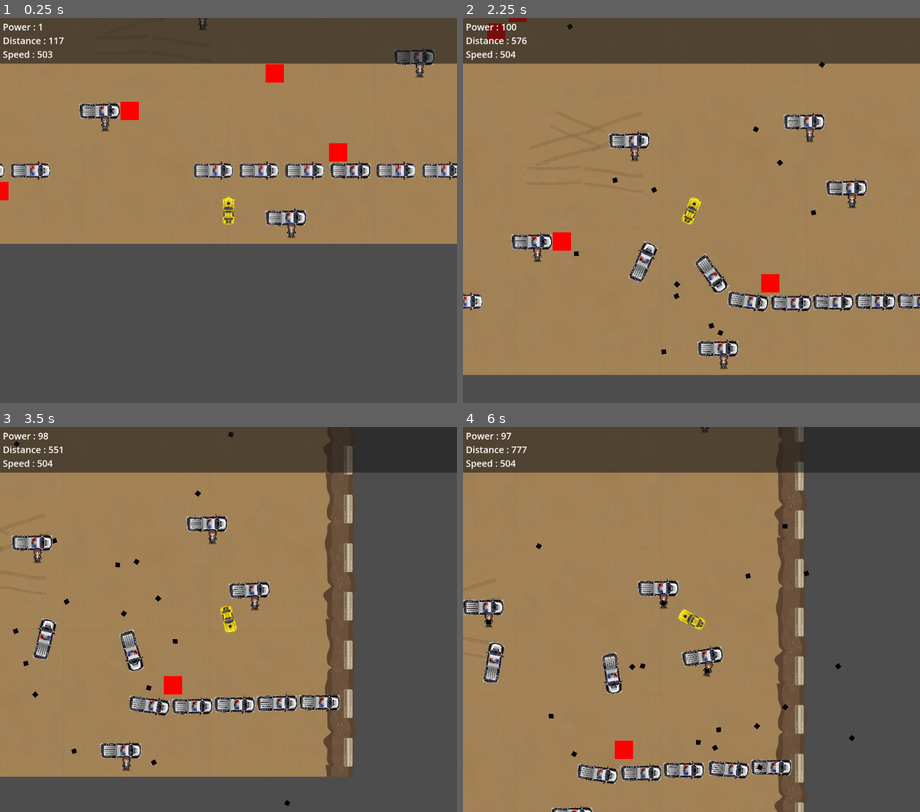
Above: before the commit, frames 1-4 (two rows, left to right).
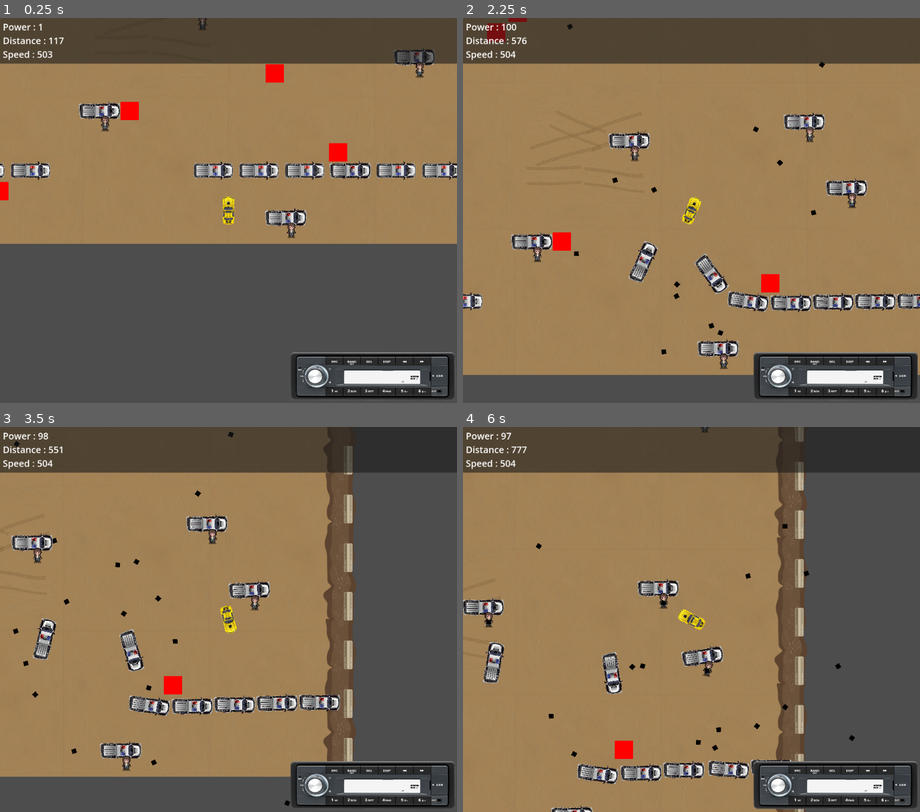
Above: after the commit, the same moments.

Repository: m-conti/gamejam-thailand-summer
Game: Godot game, scene res://level.tscn
The game is run twice, just before and just after one commit, with the same random seed, the same clock (stepped at 60 frames per second) and the same inputs. Sound files missing from this copy of the repository are replaced by a short silence.
Inputs:
- Up to frame 1 (0.25 s): no input
- Up to frame 2 (2.25 s): hold D (right) 0.53-1.28 s; hold A (left) 1.28-2.03 s; hold D (right) from 2.03 s (still down)
- Up to frame 3 (3.5 s): keep holding D (right)
- Up to frame 4 (6 s): release D (right) at 3.53 s; hold A (left) 3.53-5.78 s; hold D (right) from 5.78 s (still down)

The runs differ from the first frame. In frame 1, 2.8% of the frame differs, in the area x 63-100%, y 86-99%; in frame 2, 3.6%; in frame 3, 3.1%; in frame 4, 3.5%.

Commit message:
radio and sounds

Diff:
--- a/level.tscn
+++ b/level.tscn
@@ -1,15 +1,28 @@
-[gd_scene load_steps=11 format=3 uid="uid://bdgxphbkkgn3x"]
+[gd_scene load_steps=19 format=3 uid="uid://bdgxphbkkgn3x"]
 
 [ext_resource type="Script" uid="uid://wrbnb8dxegbt" path="res://GameState.gd" id="1_1ainy"]
 [ext_resource type="PackedScene" uid="uid://s4ysxh3xnveh" path="res://entities/player.tscn" id="1_vonw3"]
 [ext_resource type="Script" uid="uid://delpi66snvovv" path="res://level_generator.gd" id="2_vonw3"]
+[ext_resource type="PackedScene" uid="uid://dy1fvvm0dktnc" path="res://radio/radio.tscn" id="3_2orkt"]
 [ext_resource type="Theme" uid="uid://budnckel7rggg" path="res://hud.tres" id="3_km5ld"]
 [ext_resource type="Script" uid="uid://bedbdf12s0ku7" path="res://labels/Distance.gd" id="3_n6hdu"]
 [ext_resource type="PackedScene" uid="uid://bumv2gl7e517t" path="res://entities/zombie.tscn" id="3_oi3di"]
+[ext_resource type="Script" uid="uid://dtrkvqeud1yo8" path="res://radio/channel.gd" id="4_fedht"]
 [ext_resource type="PackedScene" uid="uid://bavuufd0fwb62" path="res://entities/barrage.tscn" id="5_1ainy"]
+[ext_resource type="AudioStream" uid="uid://c8qfnk6risk7w" path="res://radio/musics/channel1/Charly Twins - All the Good Stuff.mp3" id="5_4c15r"]
 [ext_resource type="TileSet" uid="uid://cgqv70nju2sun" path="res://sprites/road.tres" id="5_f2txt"]
 [ext_resource type="Script" uid="uid://duu2sqnd7d1te" path="res://labels/Speed.gd" id="5_i2t4f"]
+[ext_resource type="AudioStream" uid="uid://ct4jl00ucbwi6" path="res://radio/musics/channel1/Leva - Chasing a Hurricane.mp3" id="6_ait7k"]
+[ext_resource type="AudioStream" uid="uid://bbpt0bxjsnbvi" path="res://radio/musics/channel1/Rex Banner - Merry Go Round - No Lead Vocals.mp3" id="7_42xju"]
+[ext_resource type="AudioStream" uid="uid://bolxjvxe5be4u" path="res://radio/musics/channel1/The Young Man - This Little Town.mp3" id="8_v7sqt"]
+[ext_resource type="AudioStream" uid="uid://co4gt84rglnes" path="res://radio/musics/channel1/WEARETHEGOOD - Bad Girls.mp3" id="9_ilwjd"]
 [ext_resource type="PackedScene" uid="uid://b3brah3h0gcdl" path="res://entities/police_with_police_man.tscn" id="10_2orkt"]
+
+[sub_resource type="Resource" id="Resource_y3bce"]
+script = ExtResource("4_fedht")
+sounds = Array[AudioStream]([ExtResource("5_4c15r"), ExtResource("6_ait7k"), ExtResource("7_42xju"), ExtResource("8_v7sqt"), ExtResource("9_ilwjd")])
+display_name = "CountRadio"
+metadata/_custom_type_script = "uid://dtrkvqeud1yo8"
 
 [node name="Level" type="Node2D"]
 script = ExtResource("1_1ainy")
@@ -27,6 +40,10 @@
 anchor_bottom = 1.0
 grow_horizontal = 2
 grow_vertical = 2
+
+[node name="Radio" parent="CanvasLayer/Control" instance=ExtResource("3_2orkt")]
+layout_mode = 1
+channels = Array[ExtResource("4_fedht")]([SubResource("Resource_y3bce")])
 
 [node name="PanelContainer" type="PanelContainer" parent="CanvasLayer/Control"]
 layout_mode = 1
--- /dev/null
+++ b/radio/channel.gd
@@ -0,0 +1,4 @@
+class_name RadioChannel extends Resource
+
+@export var sounds: Array[AudioStream] = []
+@export var display_name: String
--- /dev/null
+++ b/radio/radio.gd
@@ -0,0 +1,32 @@
+class_name RadioControl extends Control
+
+
+@export var channels: Array[RadioChannel]
+
+var _currentChannelIndex = 0
+var currentChannelIndex:
+	get: return _currentChannelIndex
+	set(value): _currentChannelIndex = (value + len(channels)) % len(channels)
+var currentChannel: RadioChannel:
+	get: return channels[currentChannelIndex]
+
+var _currentSoundIndex = 0
+var currentSoundIndex:
+	get: return _currentSoundIndex
+	set(value): _currentSoundIndex = (value + len(currentChannel.sounds)) % len(currentChannel.sounds)
+
+var currentSound:
+	get: return currentChannel.sounds[currentSoundIndex]
+
+func _ready():
+	currentChannelIndex = randi_range(0, len(channels))
+	currentSoundIndex = randi_range(0, len(currentChannel.sounds))
+	print_debug(len(currentChannel.sounds))
+	%Player.stream = currentSound
+	%Player.play()
+
+
+func _on_player_finished():
+	currentSoundIndex += 1
+	%Player.stream = currentSound
+	%Player.play()
--- /dev/null
+++ b/radio/radio.tscn
@@ -0,0 +1,33 @@
+[gd_scene load_steps=3 format=3 uid="uid://dy1fvvm0dktnc"]
+
+[ext_resource type="Script" uid="uid://biudoen3pjcgg" path="res://radio/radio.gd" id="1_8caj2"]
+[ext_resource type="Texture2D" uid="uid://c18uhybsv5c0i" path="res://assets/Radio.png" id="1_i27vk"]
+
+[node name="Radio" type="Control"]
+layout_mode = 3
+anchors_preset = 15
+anchor_right = 1.0
+anchor_bottom = 1.0
+grow_horizontal = 2
+grow_vertical = 2
+script = ExtResource("1_8caj2")
+
+[node name="TextureRect" type="TextureRect" parent="."]
+layout_mode = 1
+anchors_preset = 3
+anchor_left = 1.0
+anchor_top = 1.0
+anchor_right = 1.0
+anchor_bottom = 1.0
+offset_left = -593.0
+offset_top = -186.0
+grow_horizontal = 0
+grow_vertical = 0
+texture = ExtResource("1_i27vk")
+expand_mode = 2
+
+[node name="Player" type="AudioStreamPlayer" parent="."]
+unique_name_in_owner = true
+autoplay = true
+
+[connection signal="finished" from="Player" to="." method="_on_player_finished"]
Binary file added: assets/Radio.png
Not shown, added: assets/Radio.png.import
Not shown, added: radio/channel.gd.uid
Not shown, added: radio/musics/channel1/Charly Twins - All the Good Stuff.mp3.import
Not shown, added: radio/musics/channel1/Leva - Chasing a Hurricane.mp3.import
Not shown, added: radio/musics/channel1/Rex Banner - Merry Go Round - No Lead Vocals.mp3.import
Not shown, added: radio/musics/channel1/The Young Man - This Little Town.mp3.import
Not shown, added: radio/musics/channel1/WEARETHEGOOD - Bad Girls.mp3.import
Not shown, added: radio/musics/channel2/Eli Schmalz - Comin Home for Christmas.mp3.import
Not shown, added: radio/musics/channel2/Elijah Aaron - Heart on the Highway.mp3.import
Not shown, added: radio/musics/channel2/Eric Hunker - When It All Ends.mp3.import
Not shown, added: radio/musics/channel2/Rynn - Good Times.mp3.import
(and 44 more such lines)
